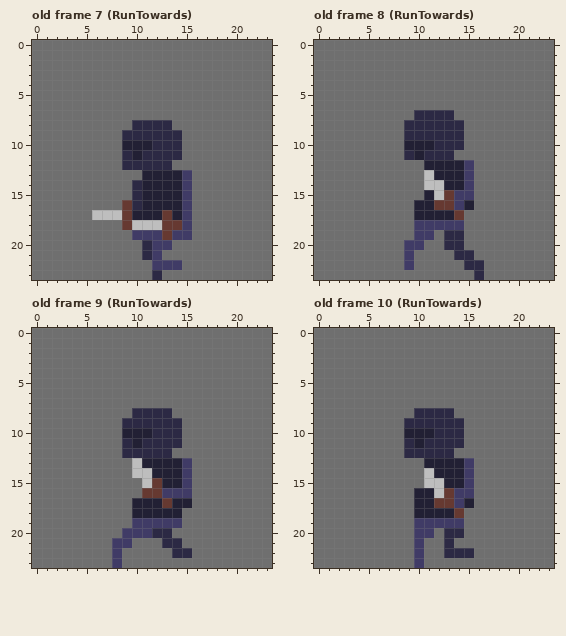
One commit to this pixel-art file: Assets/Sprites/Asperite files/AnimationsTest.aseprite. The picture above is the old version.
24x24 pixels, 12 frames. Shown: old frame 7 (RunTowards), old frame 8 (RunTowards), old frame 9 (RunTowards), old frame 10 (RunTowards). The commit also changed other frames, which this record leaves out.
And afterwards:
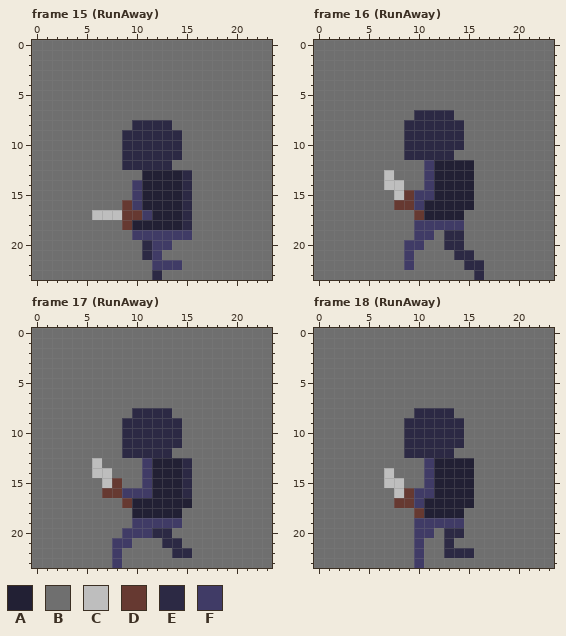
Palette (. is transparent): A #222034  B #6f6f6f  C #bebebe  D #663931  E #2c2944  F #403b66
A new or re-ordered frame is compared with the old frame closest to it.
The commit says: runaway animation for animationstest
Changes in this commit:
frames 12 -> 20
Changed rows in their new state; - is an unchanged pixel.
Frame 15 (RunAway) is new; against old frame 7 (RunTowards), layer "Layer 1":
first column x 9:
10 EEE----
11 -E-----
13 ------E
14 -F----E
15 -F----E
16 -F----E
17 -DF-A-E
18 -AAAAAE
19 ----F--
Frame 16 (RunAway) is new; against old frame 8 (RunTowards), layer "Layer 1":
first column x 7:
10 --EEE----
11 ---E-----
12 ----F---A
13 C---F---A
14 CC--FA--A
15 -CDFFAAAA
16 -DDF-AAA-
17 ---D---A-
Frame 17 (RunAway) is new; against old frame 9 (RunTowards), layer "Layer 1":
first column x 6:
10 ---EEE----
11 ----E-----
13 C---BF---E
14 CC--BF---E
15 -CD--FA--E
16 -DDFFFAAAE
17 ---D---A--
Frame 18 (RunAway) is new; against old frame 10 (RunTowards), layer "Layer 1":
first column x 7:
10 --EEE----
11 ---E-----
13 ----F---A
14 C---F---A
15 CC--FA--A
16 -CDFFAAAA
17 -DDF-AAA-
18 ---D---A-
Pixel boxes of the changes (left, top, right, bottom) in both pictures:
changed: (122, 140, 192, 240)
changed: (384, 140, 474, 220)
changed: (92, 428, 192, 508)
changed: (384, 428, 474, 518)
